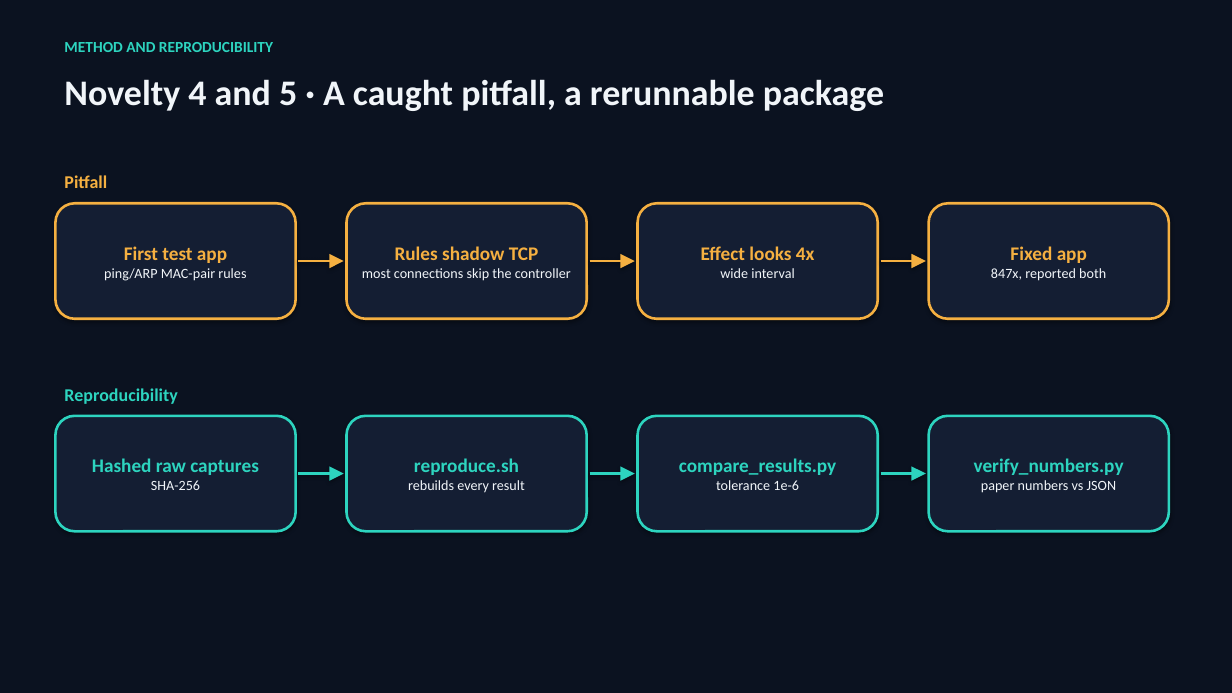
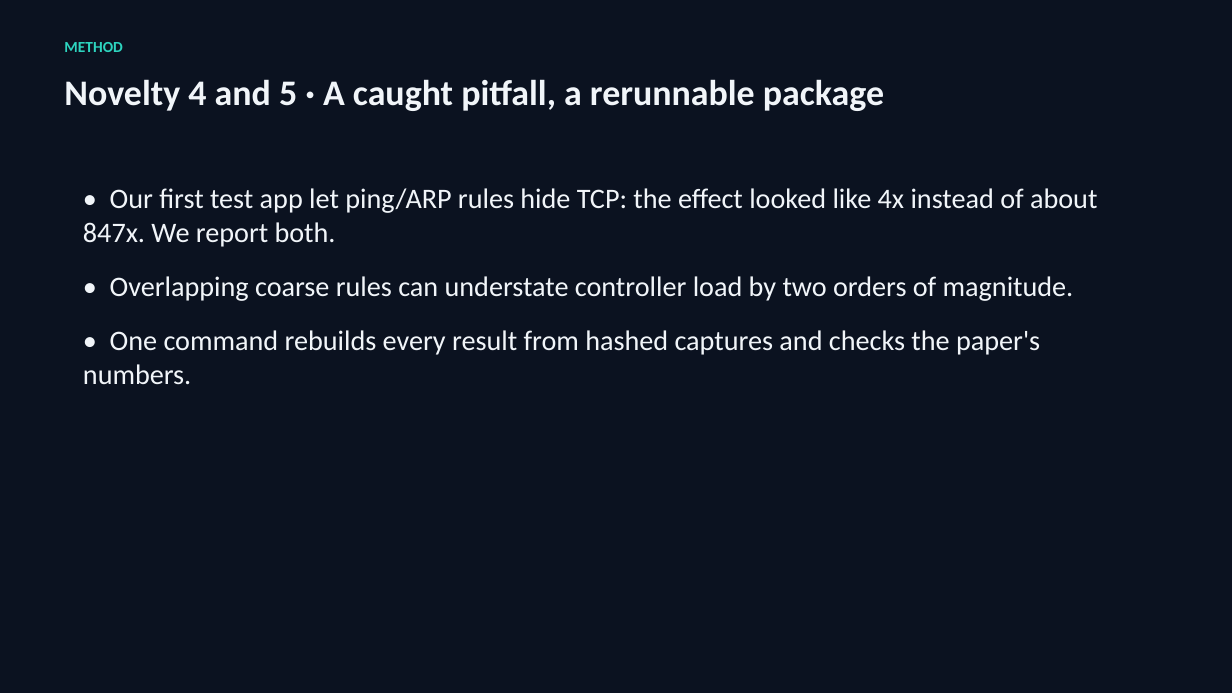
Before and after one commit to adhyan-jain/Proteus, a slide deck: slide 7 of research/insdn_controller/PRESENTATION.pptx. Drawn at 1232x693 pixels with LibreOffice and Linux fonts; fonts in the diff are those of the drawing. Boxes give left, top, right and bottom in pixels: in the first picture for what was removed or moved away, otherwise in the second. Text is boxed around its words. In the diff, an @@ line names an element or a change of style, - is before the commit and + after.

Commit message:
Deck: simplify slides (bullets, big numbers, two charts); keep flowchart only for the architecture slide

```diff
--- a/research/insdn_controller/PRESENTATION.pptx
+++ b/research/insdn_controller/PRESENTATION.pptx
@@ text at box(64, 42, 122, 52): text changed @@
-METHOD AND REPRODUCIBILITY
+METHOD
@@ text removed at box(64, 175, 107, 188) @@
-Pitfall
@@ rounded rectangle removed at box(55, 203, 296, 319) @@
-First test app
-ping/ARP MAC-pair rules
@@ text added at box(83, 188, 1097, 385), 22 pt, text #F1F5F9 @@
+• Our first test app let ping/ARP rules hide TCP: the effect looked like 4x instead of about 847x. We report both.
+• Overlapping coarse rules can understate controller load by two orders of magnitude.
+• One command rebuilds every result from hashed captures and checks the paper's numbers.
@@ rounded rectangle removed at box(347, 203, 587, 319) @@
-Rules shadow TCP
-most connections skip the controller
@@ rounded rectangle removed at box(638, 203, 878, 319) @@
-Effect looks 4x
-wide interval
@@ rounded rectangle removed at box(929, 203, 1169, 319) @@
-Fixed app
-847x, reported both
@@ arrow removed from (299, 262) to (344, 262) @@
@@ arrow removed from (590, 262) to (635, 262) @@
@@ arrow removed from (881, 262) to (926, 262) @@
@@ text removed at box(64, 388, 177, 404) @@
-Reproducibility
@@ rounded rectangle removed at box(55, 416, 296, 531) @@
-Hashed raw captures
-SHA-256
@@ rounded rectangle removed at box(347, 416, 587, 531) @@
-reproduce.sh
-rebuilds every result
@@ rounded rectangle removed at box(638, 416, 878, 531) @@
-compare_results.py
-tolerance 1e-6
@@ rounded rectangle removed at box(929, 416, 1169, 531) @@
-verify_numbers.py
-paper numbers vs JSON
@@ arrow removed from (299, 473) to (344, 473) @@
@@ arrow removed from (590, 473) to (635, 473) @@
@@ arrow removed from (881, 473) to (926, 473) @@
```
Also in this commit, not shown: 8 other slides changed, 1 other file.
